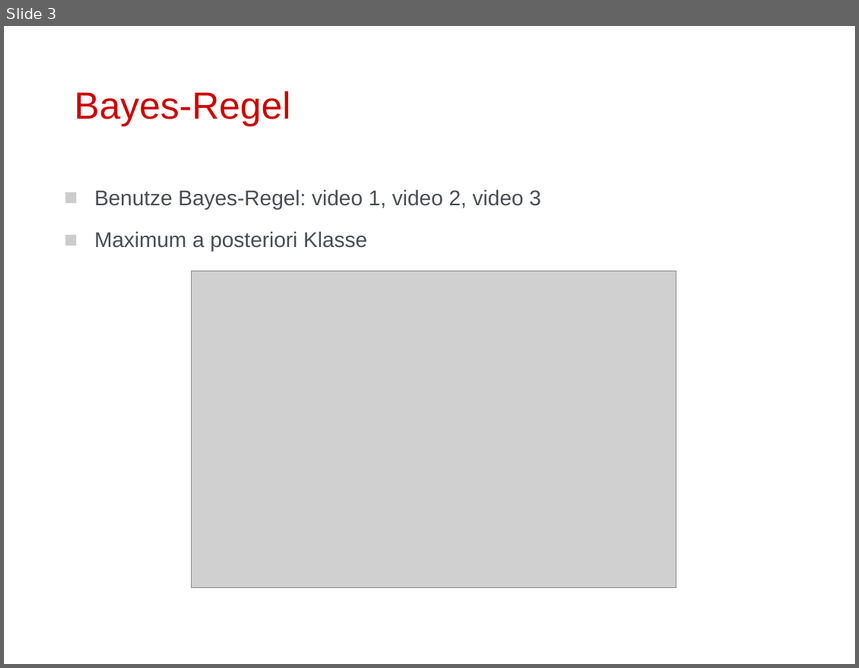
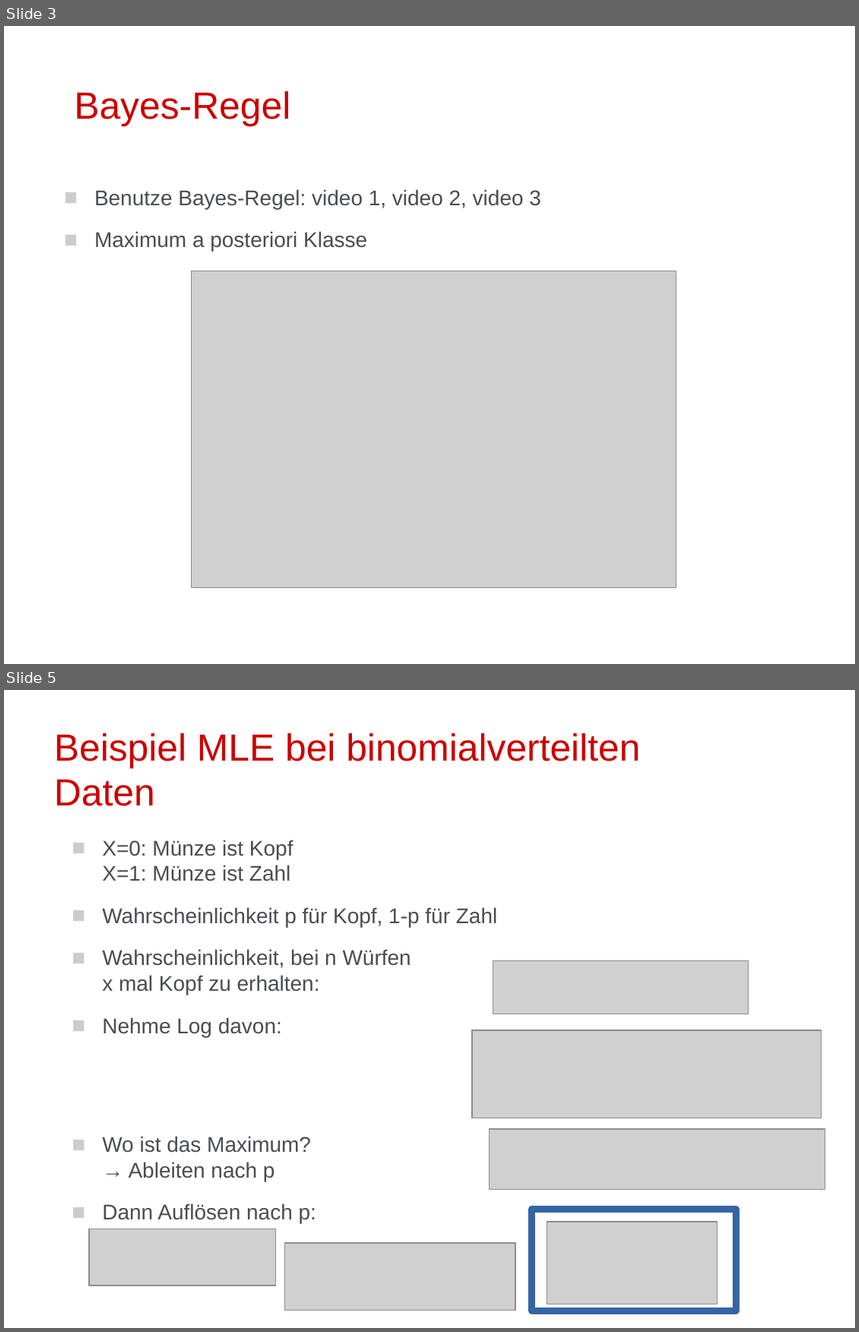
Before and after one commit to sipfli/cas_datenanalyse, a slide deck: PVA4/Folien/Textklassifikation_mit_Naive_Bayes.odp. Shown one above the other, each under a label of ours: slide 3 before the commit, slides 3 and 5 after it; the slides between them are not shown. The pictures are 859x668 and 859x1332 pixels, drawn with LibreOffice and Linux fonts; fonts in the diff are those of the drawing; grey boxes stand for pictures; background and template pictures are left out. Boxes give left, top, right and bottom in pixels: in the first picture for what was removed or moved away, otherwise in the second. Text is boxed around its words. In the diff, an @@ line names an element or a change of style, - is before the commit and + after.

```diff
--- a/PVA4/Folien/Textklassifikation_mit_Naive_Bayes.odp
+++ b/PVA4/Folien/Textklassifikation_mit_Naive_Bayes.odp
@@ slide 5 added at <box>4,690,855,1328</box>, background #FFFFFF @@
@@ title added at <box>54,733,640,806</box>, 32 pt, text #CC0000 @@
+Beispiel MLE bei binomialverteilten Daten
@@ text added at <box>102,840,497,1224</box>, 18 pt, text #494C53 @@
+◼ X=0: Münze ist Kopf
+  X=1: Münze ist Zahl
+◼ Wahrscheinlichkeit p für Kopf, 1-p für Zahl
+◼ Wahrscheinlichkeit, bei n Würfen
+  x mal Kopf zu erhalten:
+◼ Nehme Log davon:
+◼ Wo ist das Maximum?
+  → Ableiten nach p
+◼ Dann Auflösen nach p:
@@ picture added at <box>493,961,748,1015</box> @@
@@ picture added at <box>472,1030,821,1119</box> @@
@@ picture added at <box>489,1129,826,1189</box> @@
@@ rectangle added at <box>531,1209,736,1312</box>, outline #3465A4 5.67 pt @@
@@ picture added at <box>89,1229,275,1286</box> @@
@@ picture added at <box>547,1222,718,1305</box> @@
@@ picture added at <box>285,1243,515,1310</box> @@
```
Also in this commit, not shown: 1 slide changed, 2 other slides added, 4 other files.
